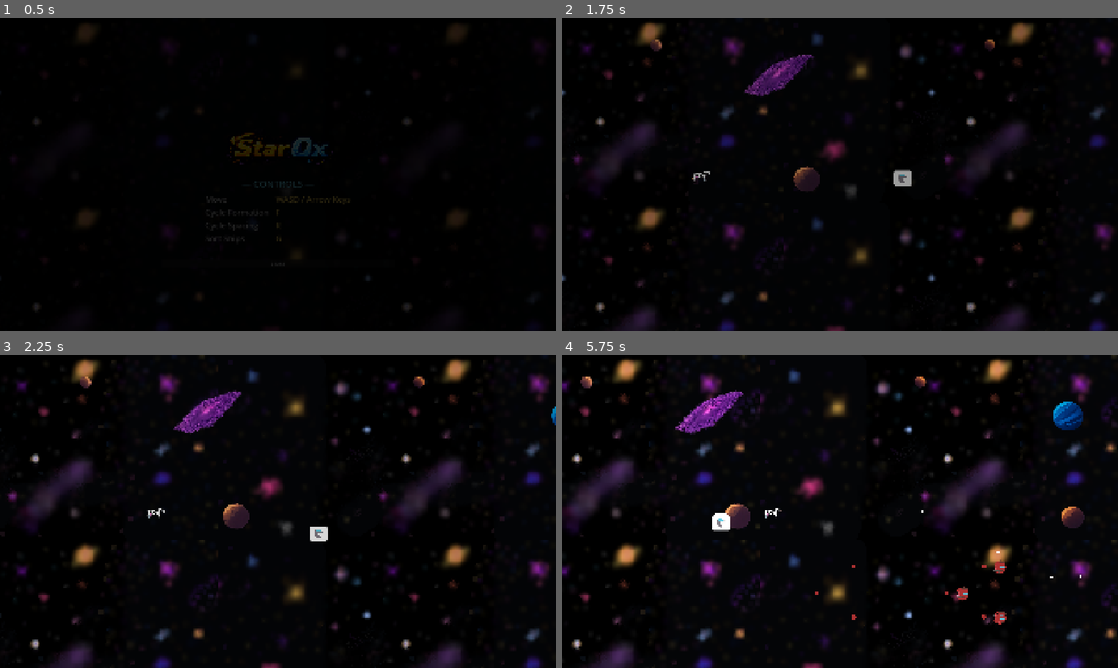
Above: before the commit, frames 1-4 (two rows, left to right).
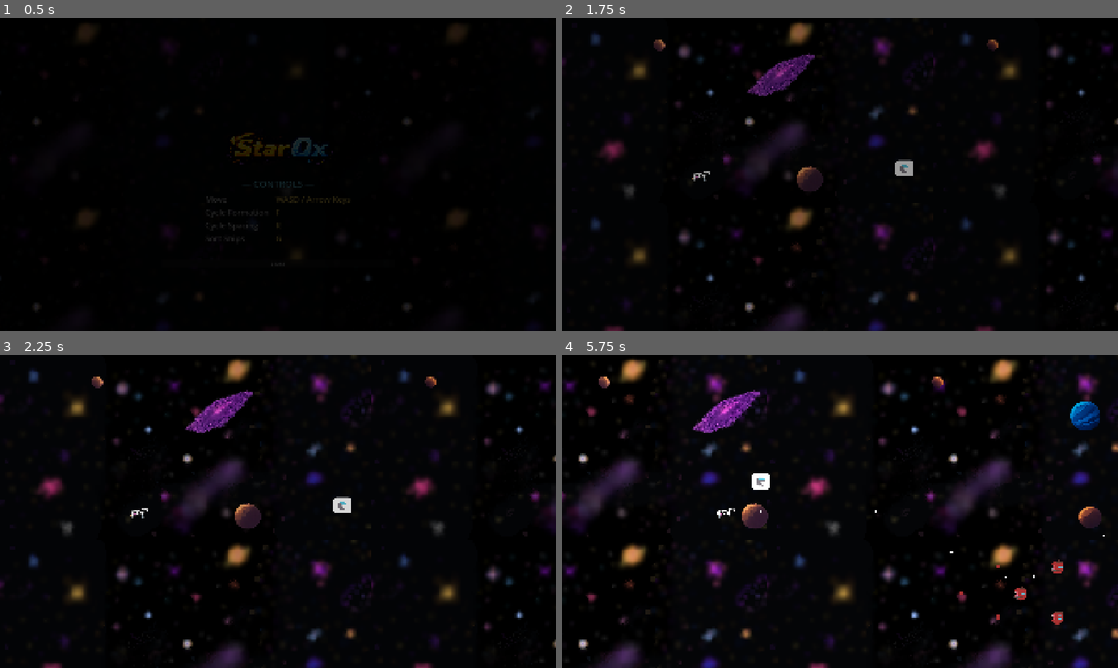
Above: after the commit, the same moments.

Repository: tfmertz/gamedevtv-jam-2026
Game: Godot game, scene res://scene/main.tscn
Same seed, same stepped clock (60 frames per second), same inputs: the game is played once before the commit and once after it. Sound files missing from this copy of the repository are replaced by a short silence.
Inputs (mouse positions are in pixels of both pictures, inside the frame that each line leads up to):
- Up to frame 1 (0.5 s): no input
- Up to frame 2 (1.75 s): click "START" at 0.5 s; click (840, 262) at 1.25 s, where only the run before the commit has a clickable "START"
- Up to frame 3 (2.25 s): tap Enter at 2 s; hold D (move_right) from 2.03 s (still down); tap F (cycle_formation) at 2.1 s
- Up to frame 4 (5.75 s): release D (move_right) at 2.78 s; hold S (move_down) 2.78-3.53 s; tap one key every 0.75 s from 2.85 s: R (cycle_spacing) G (sort_ships) 3 4; hold D (move_right) 3.53-4.28 s; hold W (move_up) 4.28-5.03 s; hold A (move_left) from 5.03 s (still down)

Frame 1 is identical in both runs. In frame 2, 11% of the frame differs, in the area x 0-100%, y 0-100%; in frame 3, 15%; in frame 4, 12%.

Commit message:
Fixes for audio and items not deleting on scene transition

Diff:
--- a/scene/autoload/audio_manager.gd
+++ b/scene/autoload/audio_manager.gd
@@ -9,6 +9,7 @@
 @export var hit_stream: AudioStream
 @export var title_music_stream: AudioStream
 @export var game_music_stream: AudioStream
+@export var boss_music_stream: AudioStream
 @export var player_injured_stream: AudioStream
 @export var player_very_injured_stream: AudioStream
 @export var boss_laugh_stream: AudioStream
@@ -22,6 +23,10 @@
 var _pool: Array[AudioStreamPlayer] = []
 
 var _music_player: AudioStreamPlayer
+var _game_player: AudioStreamPlayer
+var _boss_player: AudioStreamPlayer
+
+var current_player: AudioStreamPlayer
 
 func _ready() -> void:
 	# Setup background music player
@@ -30,7 +35,17 @@
 	_music_player.bus = "Music"
 	add_child(_music_player)
 	_music_player.play()
+	current_player = _music_player
 
+	_game_player = AudioStreamPlayer.new()
+	_game_player.stream = game_music_stream
+	_game_player.bus = "Music"
+	add_child(_game_player)
+
+	_boss_player = AudioStreamPlayer.new()
+	_boss_player.stream = boss_music_stream
+	_boss_player.bus = "Music"
+	add_child(_boss_player)
 	# Build out our pool of audio stream players to avoid sound conflicts
 	for i in POOL_SIZE:
 		var p := AudioStreamPlayer.new()
@@ -77,10 +92,15 @@
 func report_boss_laughter() -> void:
 	_boss_laughing = true
 
-# TODO(tom) add music cross fade on scene transition
-func cross_fade_music(new_stream: AudioStream):
-	_music_player.stream = new_stream
-	_music_player.play()
+func cross_fade_music(new_player: AudioStreamPlayer):
+	new_player.volume_linear = 0.0
+	new_player.play()
+	var music_tween := create_tween()
+	music_tween.tween_property(current_player, "volume_linear", 0.0, 2.0)
+	music_tween.tween_property(new_player, "volume_linear", 1.0, 2.0)
+	await music_tween.finished
+	current_player.stop()
+	current_player = new_player
 
 func _play_pooled(stream: AudioStream, volume_db: float = 0.0,
 		pitch: float = 1.0) -> void:
--- a/scene/autoload/audio_manager.tscn
+++ b/scene/autoload/audio_manager.tscn
@@ -4,12 +4,13 @@
 [ext_resource type="AudioStream" uid="uid://bts15e1c246jv" path="res://assets/sound/bullet.wav" id="2_m2pcc"]
 [ext_resource type="AudioStream" uid="uid://tyl64vdenayv" path="res://assets/sound/hit.wav" id="3_kteht"]
 [ext_resource type="AudioStream" uid="uid://ce8uu8iu6iqb6" path="res://assets/sound/SpaceAmbient.ogg" id="4_f24qo"]
-[ext_resource type="AudioStream" uid="uid://c6mfrwi7c2uo1" path="res://assets/sound/StarOx.ogg" id="5_kteht"]
+[ext_resource type="AudioStream" uid="uid://bfg1iw0sgugj1" path="res://assets/sound/StarOx.ogg" id="5_kteht"]
 [ext_resource type="AudioStream" uid="uid://pw60ibjxcnue" path="res://assets/sound/moopain1.wav" id="6_ibl2c"]
 [ext_resource type="AudioStream" uid="uid://cfurosvinpaoq" path="res://assets/sound/moopain2.wav" id="7_fvf71"]
 [ext_resource type="AudioStream" uid="uid://bqwwipokfsnqm" path="res://assets/sound/bosslaugh1.wav" id="8_fvf71"]
 
 [node name="AudioManager" type="Node2D" unique_id=1142990482]
+process_mode = 3
 script = ExtResource("1_0mued")
 enemy_fire_stream = ExtResource("2_m2pcc")
 hit_stream = ExtResource("3_kteht")
--- a/scene/autoload/game_manager.gd
+++ b/scene/autoload/game_manager.gd
@@ -75,11 +75,15 @@
 	is_transitioning = true
 	scene_changing.emit()
 
+	# Disable objects
+	var scene_tree = get_tree()
+	scene_tree.paused = true
 	await fade_out()
 	await _change_to(scene_path)
 
 	scene_changed.emit()
 	await fade_in()
+	scene_tree.paused = false
 	is_transitioning = false
 
 # Performs the scene change and waits until the new scene
@@ -102,7 +106,7 @@
 	if randf_range(0, 1) < scrap_chance:
 		var scrap = scrap_scene.instantiate()
 		scrap.position = pos
-		get_tree().get_root().call_deferred("add_child", scrap)
+		get_tree().current_scene.call_deferred("add_child", scrap)
 
 	set_deferred("is_spawning_scrap", false)
 
--- a/scene/autoload/game_manager.tscn
+++ b/scene/autoload/game_manager.tscn
@@ -4,6 +4,7 @@
 [ext_resource type="Script" uid="uid://cy83tbydebwdl" path="res://src/camera_controls.gd" id="2_ubk7d"]
 
 [node name="GameManager" type="Node2D" unique_id=1450854875]
+process_mode = 3
 script = ExtResource("1_2uct3")
 
 [node name="Camera2D" type="Camera2D" parent="." unique_id=561175760]
--- a/scene/boss_wave.tscn
+++ b/scene/boss_wave.tscn
@@ -61,7 +61,7 @@
 offset_top = 16.0
 offset_right = 50.0
 offset_bottom = 44.0
-text = "BOSS"
+text = "The Unmilkman"
 label_settings = SubResource("LabelSettings_hb_label")
 horizontal_alignment = 1
 
--- a/scene/enemy_ship_node.tscn
+++ b/scene/enemy_ship_node.tscn
@@ -74,6 +74,5 @@
 position = Vector2(11, 2)
 protecting_shape = NodePath("../hitbox_enemy_bg")
 
-[connection signal="area_entered" from="." to="." method="_on_area_entered"]
 [connection signal="timeout" from="bullet_timer" to="." method="_on_timer_timeout"]
 [connection signal="timeout" from="rand_timer" to="." method="_on_rand_timer_timeout"]
--- a/scene/ui/game_over.tscn
+++ b/scene/ui/game_over.tscn
@@ -30,7 +30,7 @@
 [node name="Title" type="Node2D" unique_id=1822057023]
 script = ExtResource("1_oef1b")
 
-[node name="SpaceLayer" type="Parallax2D" parent="."]
+[node name="SpaceLayer" type="Parallax2D" parent="." unique_id=610956503]
 z_index = -100
 scale = Vector2(5, 5)
 scroll_scale = Vector2(0, 0)
@@ -38,7 +38,7 @@
 autoscroll = Vector2(-20, 0)
 repeat_times = 2
 
-[node name="Sprite2D" type="Sprite2D" parent="SpaceLayer"]
+[node name="Sprite2D" type="Sprite2D" parent="SpaceLayer" unique_id=221825839]
 texture_filter = 1
 texture_repeat = 2
 texture = ExtResource("2_space1")
@@ -65,68 +65,68 @@
 label_settings = SubResource("LabelSettings_ka843")
 horizontal_alignment = 1
 
-[node name="ControlsMargin" type="MarginContainer" parent="CanvasLayer/Control/VBoxContainer"]
+[node name="ControlsMargin" type="MarginContainer" parent="CanvasLayer/Control/VBoxContainer" unique_id=1498016350]
 layout_mode = 2
 theme_override_constants/margin_top = 24
 
-[node name="ControlsBox" type="VBoxContainer" parent="CanvasLayer/Control/VBoxContainer/ControlsMargin"]
+[node name="ControlsBox" type="VBoxContainer" parent="CanvasLayer/Control/VBoxContainer/ControlsMargin" unique_id=66460782]
 layout_mode = 2
 theme_override_constants/separation = 12
 
-[node name="ControlsHeader" type="Label" parent="CanvasLayer/Control/VBoxContainer/ControlsMargin/ControlsBox"]
+[node name="ControlsHeader" type="Label" parent="CanvasLayer/Control/VBoxContainer/ControlsMargin/ControlsBox" unique_id=1704687517]
 layout_mode = 2
 text = "— CONTROLS —"
 label_settings = SubResource("LabelSettings_controls_header")
 horizontal_alignment = 1
 
-[node name="ControlsGrid" type="GridContainer" parent="CanvasLayer/Control/VBoxContainer/ControlsMargin/ControlsBox"]
+[node name="ControlsGrid" type="GridContainer" parent="CanvasLayer/Control/VBoxContainer/ControlsMargin/ControlsBox" unique_id=904325965]
 layout_mode = 2
 size_flags_horizontal = 4
 theme_override_constants/h_separation = 24
 theme_override_constants/v_separation = 6
 columns = 2
 
-[node name="ActionMove" type="Label" parent="CanvasLayer/Control/VBoxContainer/ControlsMargin/ControlsBox/ControlsGrid"]
+[node name="ActionMove" type="Label" parent="CanvasLayer/Control/VBoxContainer/ControlsMargin/ControlsBox/ControlsGrid" unique_id=1580036477]
 layout_mode = 2
 text = "Move"
 label_settings = SubResource("LabelSettings_controls_body")
 
-[node name="KeyMove" type="Label" parent="CanvasLayer/Control/VBoxContainer/ControlsMargin/ControlsBox/ControlsGrid"]
+[node name="KeyMove" type="Label" parent="CanvasLayer/Control/VBoxContainer/ControlsMargin/ControlsBox/ControlsGrid" unique_id=939343391]
 layout_mode = 2
 text = "WASD / Arrow Keys"
 label_settings = SubResource("LabelSettings_controls_key")
 
-[node name="ActionFormation" type="Label" parent="CanvasLayer/Control/VBoxContainer/ControlsMargin/ControlsBox/ControlsGrid"]
+[node name="ActionFormation" type="Label" parent="CanvasLayer/Control/VBoxContainer/ControlsMargin/ControlsBox/ControlsGrid" unique_id=346389349]
 layout_mode = 2
 text = "Cycle Formation"
 label_settings = SubResource("LabelSettings_controls_body")
 
-[node name="KeyFormation" type="Label" parent="CanvasLayer/Control/VBoxContainer/ControlsMargin/ControlsBox/ControlsGrid"]
+[node name="KeyFormation" type="Label" parent="CanvasLayer/Control/VBoxContainer/ControlsMargin/ControlsBox/ControlsGrid" unique_id=1733582814]
 layout_mode = 2
 text = "F"
 label_settings = SubResource("LabelSettings_controls_key")
 
-[node name="ActionSpacing" type="Label" parent="CanvasLayer/Control/VBoxContainer/ControlsMargin/ControlsBox/ControlsGrid"]
+[node name="ActionSpacing" type="Label" parent="CanvasLayer/Control/VBoxContainer/ControlsMargin/ControlsBox/ControlsGrid" unique_id=1456308750]
 layout_mode = 2
 text = "Cycle Spacing"
 label_settings = SubResource("LabelSettings_controls_body")
 
-[node name="KeySpacing" type="Label" parent="CanvasLayer/Control/VBoxContainer/ControlsMargin/ControlsBox/ControlsGrid"]
+[node name="KeySpacing" type="Label" parent="CanvasLayer/Control/VBoxContainer/ControlsMargin/ControlsBox/ControlsGrid" unique_id=530371527]
 layout_mode = 2
 text = "R"
 label_settings = SubResource("LabelSettings_controls_key")
 
-[node name="ActionSort" type="Label" parent="CanvasLayer/Control/VBoxContainer/ControlsMargin/ControlsBox/ControlsGrid"]
+[node name="ActionSort" type="Label" parent="CanvasLayer/Control/VBoxContainer/ControlsMargin/ControlsBox/ControlsGrid" unique_id=1000771412]
 layout_mode = 2
 text = "Sort Ships"
 label_settings = SubResource("LabelSettings_controls_body")
 
-[node name="KeySort" type="Label" parent="CanvasLayer/Control/VBoxContainer/ControlsMargin/ControlsBox/ControlsGrid"]
+[node name="KeySort" type="Label" parent="CanvasLayer/Control/VBoxContainer/ControlsMargin/ControlsBox/ControlsGrid" unique_id=1272974297]
 layout_mode = 2
 text = "G"
 label_settings = SubResource("LabelSettings_controls_key")
 
-[node name="ButtonMargin" type="MarginContainer" parent="CanvasLayer/Control/VBoxContainer"]
+[node name="ButtonMargin" type="MarginContainer" parent="CanvasLayer/Control/VBoxContainer" unique_id=961276245]
 layout_mode = 2
 theme_override_constants/margin_top = 40
 
--- a/src/boss_wave.gd
+++ b/src/boss_wave.gd
@@ -62,47 +62,47 @@
 
 	var bullet1 = bullet_scene.instantiate()
 	bullet1.position = bullet_spawn_1
-	get_tree().get_root().add_child(bullet1)
+	get_tree().current_scene.add_child(bullet1)
 	bullet1.set_bullet_type(Bullet.BulletType.ENEMY_2)
 
 	var bullet2 = bullet_scene.instantiate()
 	bullet2.position = bullet_spawn_2
-	get_tree().get_root().add_child(bullet2)
+	get_tree().current_scene.add_child(bullet2)
 	bullet2.set_bullet_type(Bullet.BulletType.ENEMY_2)
 
 	var bullet3 = bullet_scene.instantiate()
 	bullet3.position = bullet_spawn_3
-	get_tree().get_root().add_child(bullet3)
+	get_tree().current_scene.add_child(bullet3)
 	bullet3.set_bullet_type(Bullet.BulletType.ENEMY_2)
 
 	var bullet4 = bullet_scene.instantiate()
 	bullet4.position = bullet_spawn_4
-	get_tree().get_root().add_child(bullet4)
+	get_tree().current_scene.add_child(bullet4)
 	bullet4.set_bullet_type(Bullet.BulletType.ENEMY_2)
 
 func shoot_type2() -> void:
 	for i in range(clip_size):
 		var bullet1 = bullet_scene.instantiate()
 		bullet1.position = bullet_spawn_1
-		get_tree().get_root().add_child(bullet1)
+		get_tree().current_scene.add_child(bullet1)
 		bullet1.set_bullet_type(Bullet.BulletType.ENEMY_2)
 		bullet1.direction = random_direction_around(Vector2.LEFT, attack_spread)
 
 		var bullet2 = bullet_scene.instantiate()
 		bullet2.position = bullet_spawn_2
-		get_tree().get_root().add_child(bullet2)
+		get_tree().current_scene.add_child(bullet2)
 		bullet2.set_bullet_type(Bullet.BulletType.ENEMY_2)
 		bullet2.direction = random_direction_around(Vector2.LEFT, attack_spread)
 
 		var bullet3 = bullet_scene.instantiate()
 		bullet3.position = bullet_spawn_3
-		get_tree().get_root().add_child(bullet3)
+		get_tree().current_scene.add_child(bullet3)
 		bullet3.set_bullet_type(Bullet.BulletType.ENEMY_2)
 		bullet3.direction = random_direction_around(Vector2.LEFT, attack_spread)
 
 		var bullet4 = bullet_scene.instantiate()
 		bullet4.position = bullet_spawn_4
-		get_tree().get_root().add_child(bullet4)
+		get_tree().current_scene.add_child(bullet4)
 		bullet4.set_bullet_type(Bullet.BulletType.ENEMY_2)
 		bullet4.direction = random_direction_around(Vector2.LEFT, attack_spread)
 
@@ -147,24 +147,24 @@
 func spawn_ships() -> void:
 	if (randi()%101 < 50):
 		var ship = enemy_scene.instantiate()
-		get_tree().get_root().add_child(ship)
+		get_tree().current_scene.add_child(ship)
 		ship.spawn_enemy_big()
 		ship.position = ship_spawn_top
 		ship.set_rand_mode(true)
 
 		var ship2 = enemy_scene.instantiate()
-		get_tree().get_root().add_child(ship2)
+		get_tree().current_scene.add_child(ship2)
 		ship2.spawn_enemy_big()
 		ship2.position = ship_spawn_bot
 		ship2.set_rand_mode(true)
 	else:
 		var ship = bomber_scene.instantiate()
 		ship.position = ship_spawn_top
-		get_tree().get_root().add_child(ship)
+		get_tree().current_scene.add_child(ship)
 
 		var ship2 = bomber_scene.instantiate()
 		ship2.position = ship_spawn_bot
-		get_tree().get_root().add_child(ship2)
+		get_tree().current_scene.add_child(ship2)
 
 
 
--- a/src/enemy_ship_node.gd
+++ b/src/enemy_ship_node.gd
@@ -24,6 +24,7 @@
 
 
 func _ready() -> void:
+	super()
 	wind_x = get_viewport_rect().size.x
 	wind_y = get_viewport_rect().size.y
 	#$sprite.hide()
@@ -86,7 +87,7 @@
 	var bullet = bullet_scene.instantiate()
 	bullet.position = position
 
-	get_tree().get_root().add_child(bullet)
+	get_tree().current_scene.add_child(bullet)
 
 	#if ship_type == EnemyType.ENEMY_SMALL:
 		#bullet.set_bullet_type(Bullet.BulletType.ENEMY_1)
--- a/src/ship_node.gd
+++ b/src/ship_node.gd
@@ -154,7 +154,7 @@
 	if ship_type != ShipType.SHIELD:
 		var bullet = bullet_scene.instantiate()
 		bullet.position = position
-		get_tree().get_root().add_child(bullet)
+		get_tree().current_scene.add_child(bullet)
 		bullet.set_bullet_type(Bullet.BulletType.PLAYER)
 
 
--- a/src/title.gd
+++ b/src/title.gd
@@ -1,6 +1,10 @@
 extends Node2D
 
 func _on_button_press():
+	AudioManager.cross_fade_music(AudioManager._game_player)
+	GameManager.load_scene("res://scene/level.tscn")
 
+func _on_retry_press():
 	GameManager.load_scene("res://scene/level.tscn")
-	AudioManager.cross_fade_music(AudioManager.game_music_stream)
+	if not AudioManager._game_player.playing:
+		AudioManager.cross_fade_music(AudioManager._game_player)
--- a/src/tommy_gun.gd
+++ b/src/tommy_gun.gd
@@ -30,7 +30,7 @@
 	for i in range(clip_size):
 		var new_bullet : Bullet = bullet_scene.instantiate()
 		new_bullet.position = position
-		get_tree().root.add_child(new_bullet)
+		get_tree().current_scene.add_child(new_bullet)
 		new_bullet.set_bullet_type(Bullet.BulletType.ENEMY_2)
 		new_bullet.direction = random_direction_around(Vector2.LEFT, attack_spread)
 		attack_timer.wait_time = attack_delay
